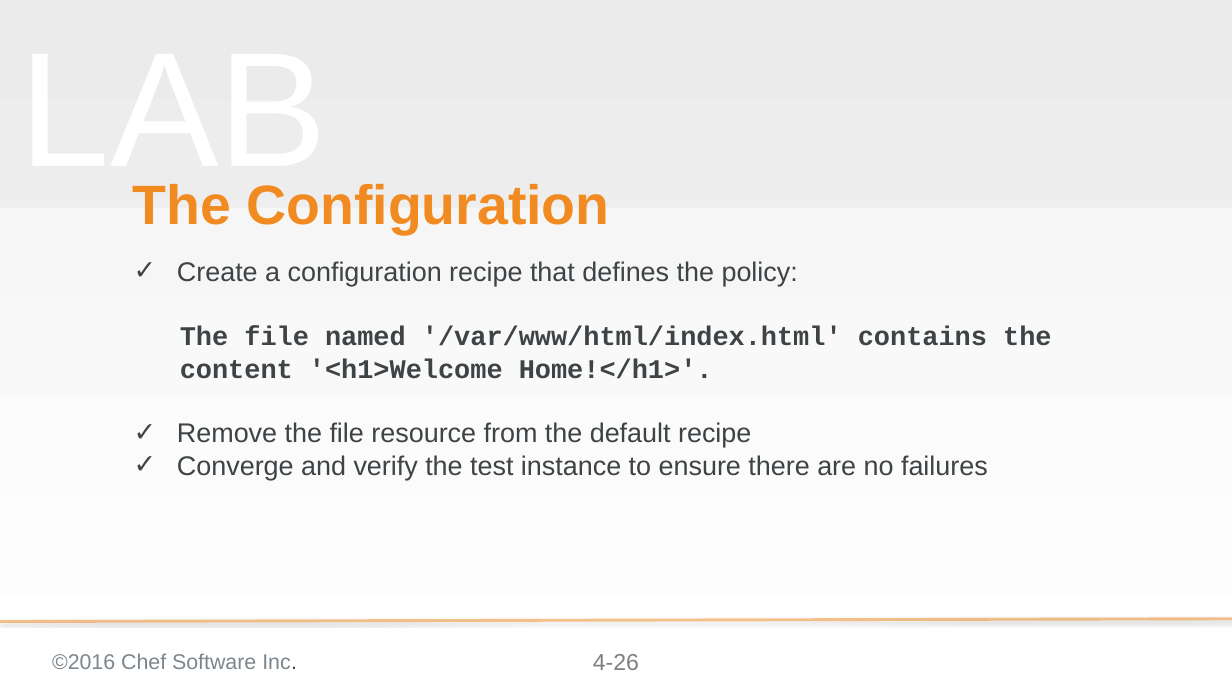
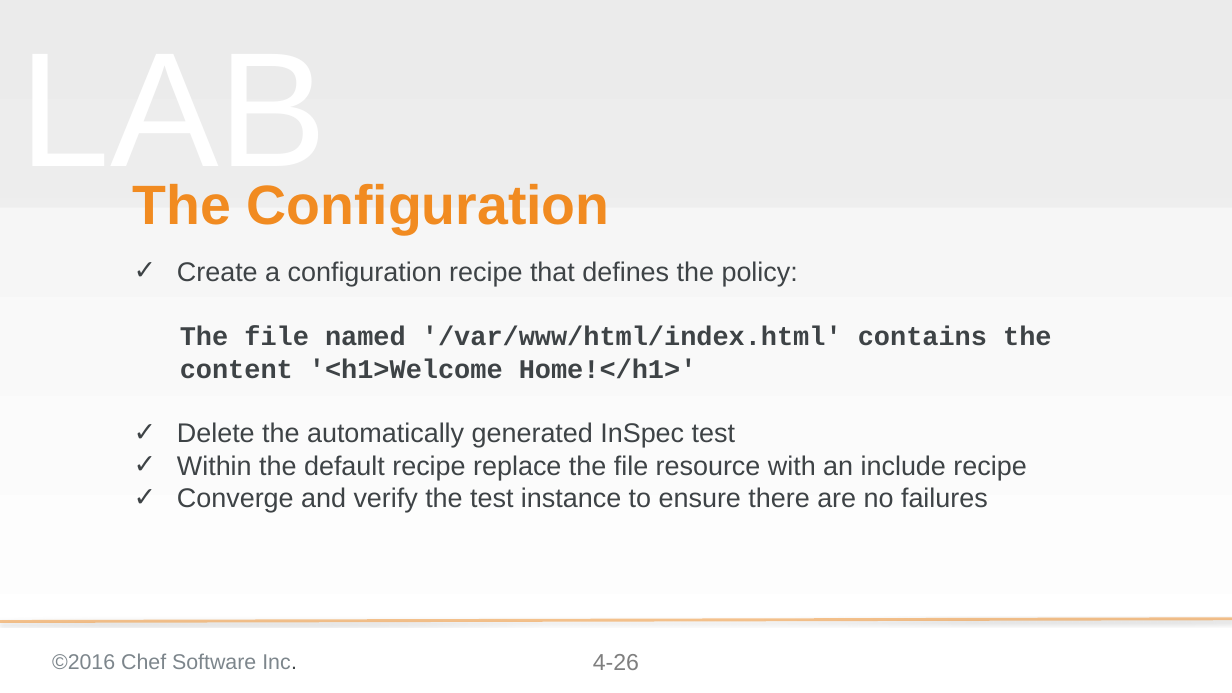
Before and after one commit to chef-training/test_driven_cookbook_development, a slide deck: slide 26 of 04-refactoring_cookbooks_with_tests.pptx. Drawn at 1232x693 pixels with LibreOffice and Linux fonts; fonts in the diff are those of the drawing; background and template pictures are left out. Boxes give left, top, right and bottom in pixels: in the first picture for what was removed or moved away, otherwise in the second. Text is boxed around its words. In the diff, an @@ line names an element or a change of style, - is before the commit and + after.

Commit message:
Updates 04 to add steps to remove test files

```diff
--- a/04-refactoring_cookbooks_with_tests.pptx
+++ b/04-refactoring_cookbooks_with_tests.pptx
@@ subtitle at [177, 326, 1051, 480]: text changed; font Courier New to Arial; bold off @@
-  The file named '/var/www/html/index.html' contains the content '<h1>Welcome Home!</h1>'.
-✓ Remove the file resource from the default recipe
+  The file named '/var/www/html/index.html' contains the content '<h1>Welcome Home!</h1>'
+✓ Delete the automatically generated InSpec test
+✓ Within the default recipe replace the file resource with an include recipe
```
Also in this commit, not shown: 6 other slides changed.
